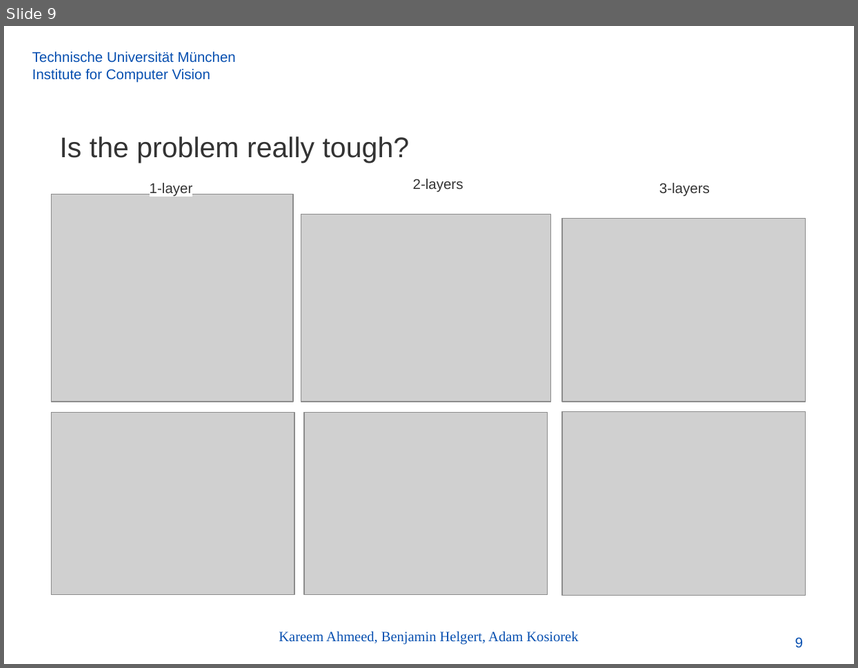
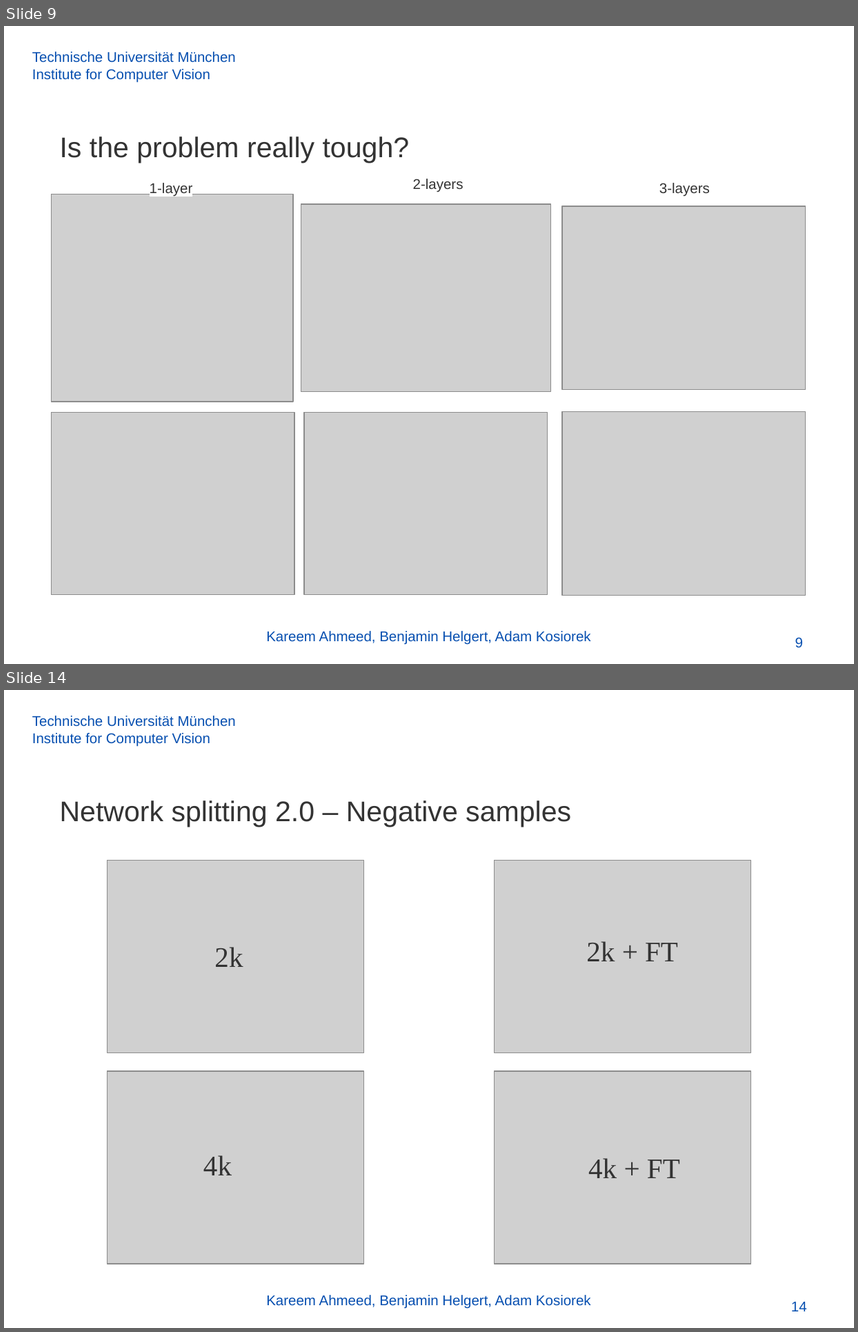
Before and after one commit to akosiorek/uncertainty, a slide deck: models/mlfcv.odp. Shown one above the other, each under a label of ours: slide 9 before the commit, slides 9 and 14 after it; the slides between them are not shown. The pictures are 858x668 and 858x1332 pixels, drawn with LibreOffice and Linux fonts; fonts in the diff are those of the drawing; grey boxes stand for pictures; background and template pictures are left out. Boxes give left, top, right and bottom in pixels: in the first picture for what was removed or moved away, otherwise in the second. Text is boxed around its words. In the diff, an @@ line names an element or a change of style, - is before the commit and + after.

```diff
--- a/models/mlfcv.odp
+++ b/models/mlfcv.odp
@@ slide 14 added at [4, 690, 854, 1328], background picture (left out); not listed: 2 template elements that a slide beside it also shows @@
@@ title added at [60, 800, 571, 827], 24 pt, text #333333 @@
+Network splitting 2.0 – Negative samples
@@ picture added at [107, 860, 363, 1053] @@
@@ picture added at [495, 860, 751, 1053] @@
@@ text added at [214, 947, 243, 967], 24 pt, text #333333 @@
+2k
@@ text added at [586, 941, 678, 961], 24 pt, text #333333 @@
+2k + FT
@@ picture added at [107, 1071, 363, 1264] @@
@@ picture added at [495, 1071, 751, 1264] @@
@@ text added at [203, 1155, 232, 1175], 24 pt, text #333333 @@
+4k
@@ text added at [588, 1158, 680, 1178], 24 pt, text #333333 @@
+4k + FT
@@ text added at [266, 1294, 591, 1308], 12 pt, text #074FB0 @@
+Kareem Ahmeed, Benjamin Helgert, Adam Kosiorek
@@ slide 9 changed as well @@
@@ picture: place and size @@
-picture at [301, 214, 550, 402]
+picture at [301, 203, 550, 392]
@@ picture: place and size @@
-picture at [562, 218, 806, 402]
+picture at [562, 206, 806, 390]
@@ text "Kareem Ahmeed, Benjamin Helgert, Adam ..." at [266, 630, 591, 644]: font Times New Roman to Arial @@
```
Also in this commit, not shown: 12 other slides changed, 1 other slide added.
